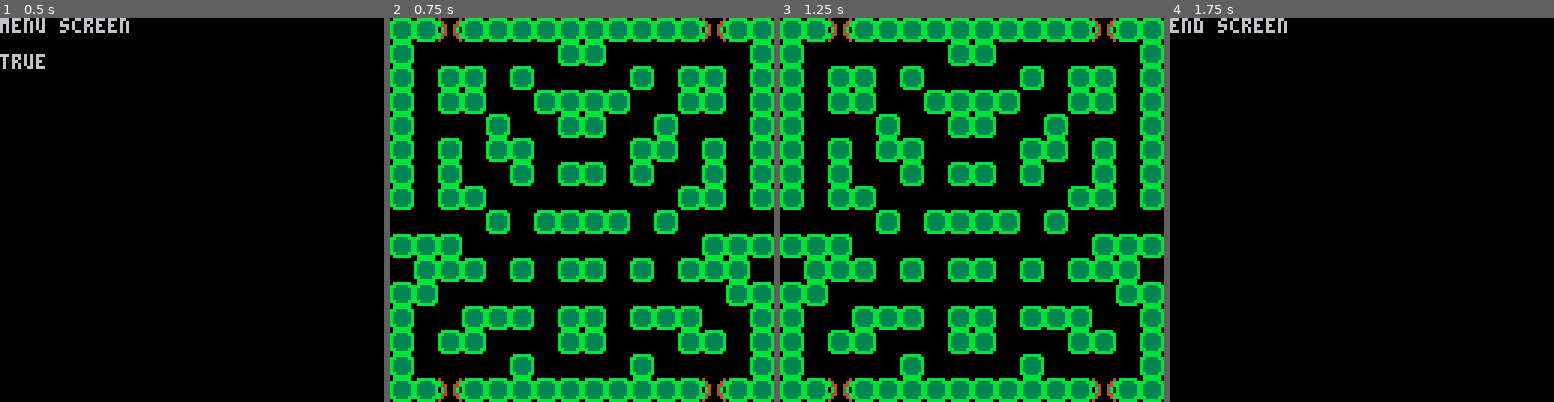
Above: before the commit, frames 1-4 (left to right).
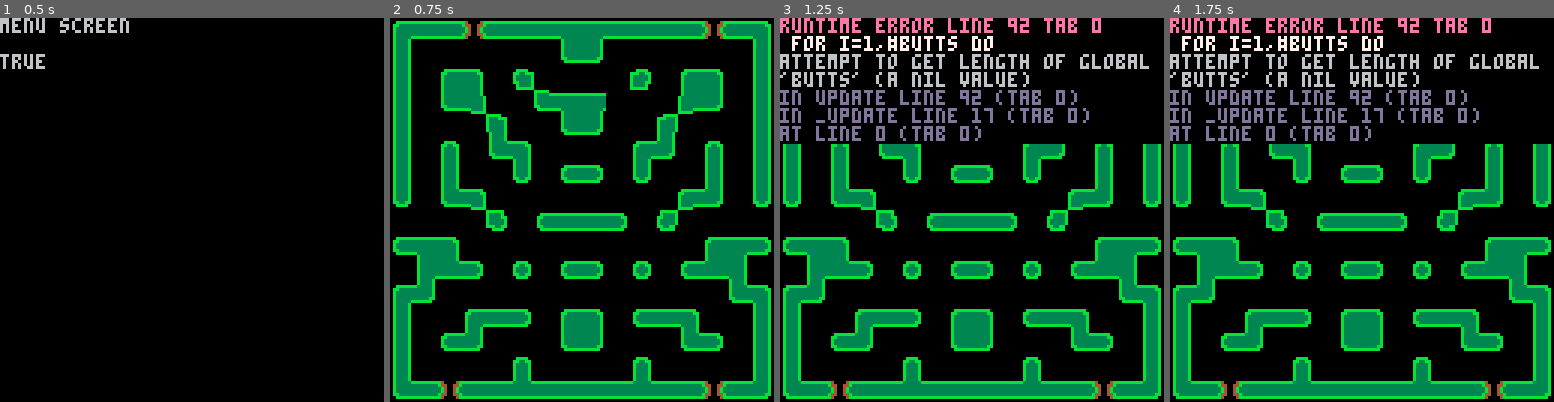
Above: after the commit, the same moments.

Repository: gnarza/CreepyCrawlers
Game: PICO-8 cartridge src/creepycrawler.p8
Same seed, same stepped clock (60 frames per second), same inputs: the game is played once before the commit and once after it.
Inputs:
- Up to frame 1 (0.5 s): tap X (X key) at 0.33 s
- Up to frame 2 (0.75 s): tap O (Z key) at 0.7 s
- Up to frame 3 (1.25 s): tap X (X key) at 1.07 s
- Up to frame 4 (1.75 s): hold Right from 1.6 s (still down); tap O (Z key) at 1.7 s

Frame 1 is identical in both runs. In frame 2, 24% of the frame differs, in the area x 0-100%, y 0-100%; in frame 3, 36%; in frame 4, 31%.
Error after the commit: runtime error line 92 tab 0; for i=1,#butts do; attempt to get length of global 'butts' (a nil value)

Commit message:
Actors Added
Make functions made for actors, map re-modeled, stubs for update and draw functions.

Diff:
--- a/src/creepycrawler.p8
+++ b/src/creepycrawler.p8
@@ -9,6 +9,7 @@
 	allbutts={0,1,2,3,4,5}
  zbutt={4}
  xbutt={5}
+ movebutts={0,1,2,3}
 
  sound=true
 
@@ -23,9 +24,9 @@
 	draw()
 end
 
-function buttpress(butts,newstate)
+function buttpress(butts,dothis)
 	for i=1,#butts do
-		if(btnp(butts[i])) newstate()
+		if(btnp(butts[i])) dothis()
 	end
 end
 
@@ -72,23 +73,110 @@
 -->8
 -- play game state
 
+-- flags
+-- wall:0
+-- spawn spot:1
+-- tunnel:2
+
 function play_init()
 	update=play_update
  draw=play_draw
 
+ ways={left,right,up,down}
+ game=make_game()
+ pl=make_crawler(7,7)
 
 end
 
 function play_update()
 	buttpress(zbutt,end_init)
 	buttpress(xbutt,togglesound)
+
+	for i=1,#butts do
+		if(btnp(butts[i])) change_way(i+1)
+	end
+
+	update_game()
+	update_enemies()
+	update_bugs()
+	update_player()
+
 end
 
 function play_draw()
 	cls()
 	map(0,0,0,0,16,16)
-end
-
+
+	draw_enemies()
+	draw_bugs()
+	draw_player()
+
+end
+
+function make_game()
+	g={}
+	g.win=false
+	g.level=1
+	g.lastbug=0
+	g.lastcrawler=0
+
+	return g
+end
+
+function update_game()
+end
+
+function make_bug(x,y)
+	b={}
+	b.x=x
+	b.y=y
+	b.dx=0
+	b.dy=0
+	b.sprite=16
+	b.width=.1
+	b.height=.1
+	b.lifetime=0
+
+	return b
+end
+
+function update_bugs()
+end
+
+function draw_bugs()
+end
+
+function make_crawler(x,y)
+	c={}
+	c.x=x
+	c.y=y
+	c.way=ways[2]
+	c.delta=1
+	c.sprite=16
+	c.inertia=.5
+	c.width=.4
+	c.height=.4
+	c.length=1
+	c.body={}
+
+	return c
+end
+
+function update_enemies()
+end
+
+function draw_enemies()
+end
+
+function update_player()
+end
+
+function draw_player()
+end
+
+function change_way(new_way)
+	pl.way=ways[new_way]
+end
 -->8
 -- end of game state
 
@@ -106,6 +194,13 @@
 	cls()
 	print('end screen\n')
 end
+-->8
+-- actors code
+…(5 lines of a section not shown)…
 
 
 
@@ -211,25 +306,25 @@
 
 
 __gff__
-0001010100000000000000000000000000000000000000000000000000000000000000000000000000000000000000000000000000000000000000000000000000000000000000000000000000000000000000000000000000000000000000000000000000000000000000000000000000000000000000000000000000000000
+0001010101010101010101010101010101010000000001010101010101010101000000000000000000000000010101010000000000000000000000000000000000000000000000000000000000000000000000000000000000000000000000000000000000000000000000000000000000000000000000000000000000000000
 0000000000000000000000000000000000000000000000000000000000000000000000000000000000000000000000000000000000000000000000000000000000000000000000000000000000000000000000000000000000000000000000000000000000000000000000000000000000000000000000000000000000000000
 __map__
-0101030101010101010101010103010100000000000000000000000000000000000000000000000000000000000000000000000000000000000000000000000000000000000000000000000000000000000000000000000000000000000000000000000000000000000000000000000000000000000000000000000000000000
-0100000000000001010000000000000100000000000000000000000000000000000000000000000000000000000000000000000000000000000000000000000000000000000000000000000000000000000000000000000000000000000000000000000000000000000000000000000000000000000000000000000000000000
-0100010100010000000001000101000100000000000000000000000000000000000000000000000000000000000000000000000000000000000000000000000000000000000000000000000000000000000000000000000000000000000000000000000000000000000000000000000000000000000000000000000000000000
-0100010100000101010100000101000100000000000000000000000000000000000000000000000000000000000000000000000000000000000000000000000000000000000000000000000000000000000000000000000000000000000000000000000000000000000000000000000000000000000000000000000000000000
-0100000001000001010000010000000100000000000000000000000000000000000000000000000000000000000000000000000000000000000000000000000000000000000000000000000000000000000000000000000000000000000000000000000000000000000000000000000000000000000000000000000000000000
-0100010001010000000001010001000100000000000000000000000000000000000000000000000000000000000000000000000000000000000000000000000000000000000000000000000000000000000000000000000000000000000000000000000000000000000000000000000000000000000000000000000000000000
-0100010000010001010001000001000100000000000000000000000000000000000000000000000000000000000000000000000000000000000000000000000000000000000000000000000000000000000000000000000000000000000000000000000000000000000000000000000000000000000000000000000000000000
-0100010100000000000000000101000100000000000000000000000000000000000000000000000000000000000000000000000000000000000000000000000000000000000000000000000000000000000000000000000000000000000000000000000000000000000000000000000000000000000000000000000000000000
-0000000001000101010100010000000000000000000000000000000000000000000000000000000000000000000000000000000000000000000000000000000000000000000000000000000000000000000000000000000000000000000000000000000000000000000000000000000000000000000000000000000000000000
-0101010000000000000000000001010100000000000000000000000000000000000000000000000000000000000000000000000000000000000000000000000000000000000000000000000000000000000000000000000000000000000000000000000000000000000000000000000000000000000000000000000000000000
-0001010100010001010001000101010000000000000000000000000000000000000000000000000000000000000000000000000000000000000000000000000000000000000000000000000000000000000000000000000000000000000000000000000000000000000000000000000000000000000000000000000000000000
-0101000000000000000000000000010100000000000000000000000000000000000000000000000000000000000000000000000000000000000000000000000000000000000000000000000000000000000000000000000000000000000000000000000000000000000000000000000000000000000000000000000000000000
-0100000101010001010001010100000100000000000000000000000000000000000000000000000000000000000000000000000000000000000000000000000000000000000000000000000000000000000000000000000000000000000000000000000000000000000000000000000000000000000000000000000000000000
-0100010100000001010000000101000100000000000000000000000000000000000000000000000000000000000000000000000000000000000000000000000000000000000000000000000000000000000000000000000000000000000000000000000000000000000000000000000000000000000000000000000000000000
-0100000000010000000001000000000100000000000000000000000000000000000000000000000000000000000000000000000000000000000000000000000000000000000000000000000000000000000000000000000000000000000000000000000000000000000000000000000000000000000000000000000000000000
-0101030101010101010101010103010100000000000000000000000000000000000000000000000000000000000000000000000000000000000000000000000000000000000000000000000000000000000000000000000000000000000000000000000000000000000000000000000000000000000000000000000000000000
+190505030505051a1b0505050503051800000000000000000000000000000000000000000000000000000000000000000000000000000000000000000000000000000000000000000000000000000000000000000000000000000000000000000000000000000000000000000000000000000000000000000000000000000000
+0a00000000000006070000000000000a00000000000000000000000000000000000000000000000000000000000000000000000000000000000000000000000000000000000000000000000000000000000000000000000000000000000000000000000000000000000000000000000000000000000000000000000000000000
+0a0009080002000000001d000908000a00000000000000000000000000000000000000000000000000000000000000000000000000000000000000000000000000000000000000000000000000000000000000000000000000000000000000000000000000000000000000000000000000000000000000000000000000000000
+0a00062c0000111a1b0000002d07000a00000000000000000000000000000000000000000000000000000000000000000000000000000000000000000000000000000000000000000000000000000000000000000000000000000000000000000000000000000000000000000000000000000000000000000000000000000000
+0a0000002e0000060700002f0000000a00000000000000000000000000000000000000000000000000000000000000000000000000000000000000000000000000000000000000000000000000000000000000000000000000000000000000000000000000000000000000000000000000000000000000000000000000000000
+0a000c001618000000001917000c000a00000000000000000000000000000000000000000000000000000000000000000000000000000000000000000000000000000000000000000000000000000000000000000000000000000000000000000000000000000000000000000000000000000000000000000000000000000000
+0a000a00001c000104001c00000a000a00000000000000000000000000000000000000000000000000000000000000000000000000000000000000000000000000000000000000000000000000000000000000000000000000000000000000000000000000000000000000000000000000000000000000000000000000000000
+1c00161e00000000000000001f17001c00000000000000000000000000000000000000000000000000000000000000000000000000000000000000000000000000000000000000000000000000000000000000000000000000000000000000000000000000000000000000000000000000000000000000000000000000000000
+000000000e0001050504000f0000000000000000000000000000000000000000000000000000000000000000000000000000000000000000000000000000000000000000000000000000000000000000000000000000000000000000000000000000000000000000000000000000000000000000000000000000000000000000
+011a0800000000000000000000091b0400000000000000000000000000000000000000000000000000000000000000000000000000000000000000000000000000000000000000000000000000000000000000000000000000000000000000000000000000000000000000000000000000000000000000000000000000000000
+00151404000d000104000d000113120000000000000000000000000000000000000000000000000000000000000000000000000000000000000000000000000000000000000000000000000000000000000000000000000000000000000000000000000000000000000000000000000000000000000000000000000000000000
+1917000000000000000000000000161800000000000000000000000000000000000000000000000000000000000000000000000000000000000000000000000000000000000000000000000000000000000000000000000000000000000000000000000000000000000000000000000000000000000000000000000000000000
+0a00001905040009080001051800000a00000000000000000000000000000000000000000000000000000000000000000000000000000000000000000000000000000000000000000000000000000000000000000000000000000000000000000000000000000000000000000000000000000000000000000000000000000000
+0a00011700000006070000001604000a00000000000000000000000000000000000000000000000000000000000000000000000000000000000000000000000000000000000000000000000000000000000000000000000000000000000000000000000000000000000000000000000000000000000000000000000000000000
+0a000000000c000000000c000000000a00000000000000000000000000000000000000000000000000000000000000000000000000000000000000000000000000000000000000000000000000000000000000000000000000000000000000000000000000000000000000000000000000000000000000000000000000000000
+16050305050b050505050b050503051700000000000000000000000000000000000000000000000000000000000000000000000000000000000000000000000000000000000000000000000000000000000000000000000000000000000000000000000000000000000000000000000000000000000000000000000000000000
 0000000000000000000000000000000000000000000000000000000000000000000000000000000000000000000000000000000000000000000000000000000000000000000000000000000000000000000000000000000000000000000000000000000000000000000000000000000000000000000000000000000000000000
 0000000000000000000000000000000000000000000000000000000000000000000000000000000000000000000000000000000000000000000000000000000000000000000000000000000000000000000000000000000000000000000000000000000000000000000000000000000000000000000000000000000000000000
 0101010101010101010101010101010100000000000000000000000000000000000000000000000000000000000000000000000000000000000000000000000000000000000000000000000000000000000000000000000000000000000000000000000000000000000000000000000000000000000000000000000000000000
Not shown, changed: 24 lines of the sprite sheet (__gfx__) section of src/creepycrawler.p8
